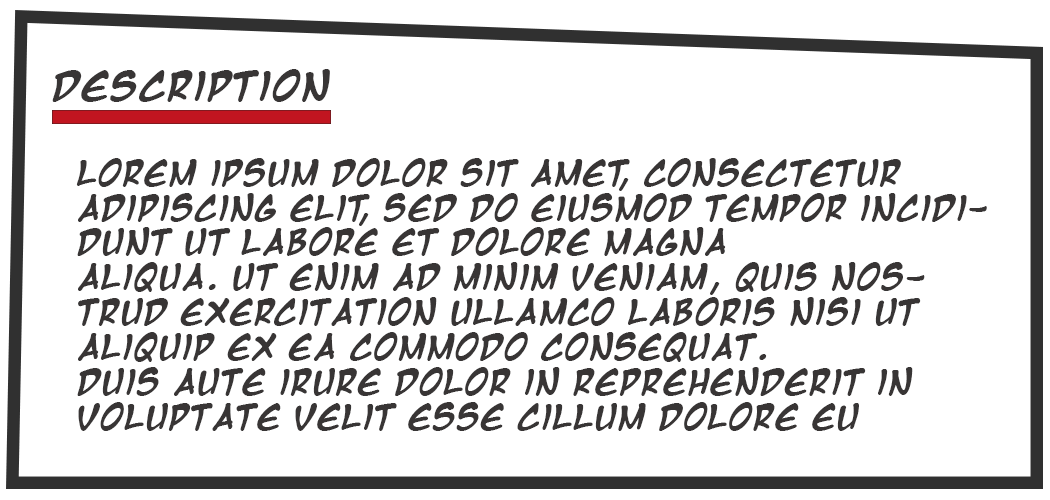
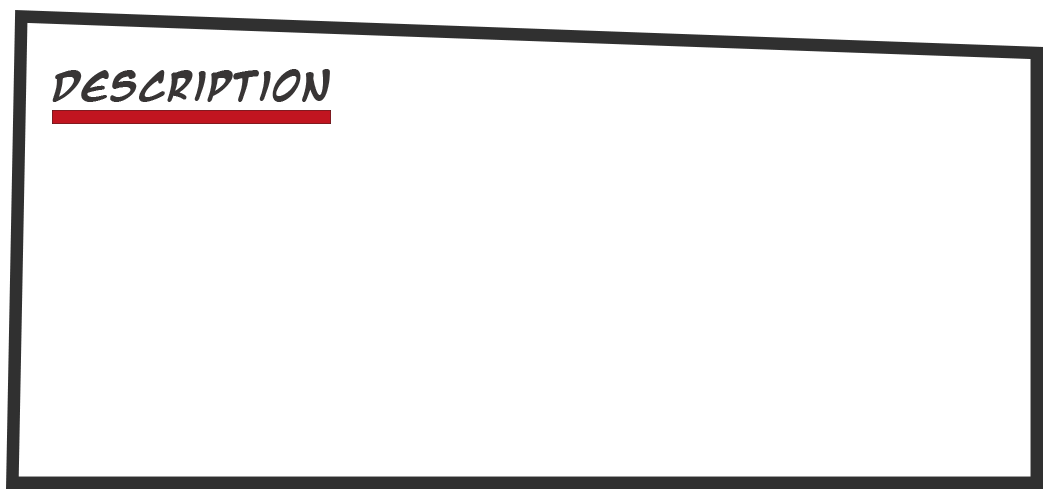
Layered file, before and after one edit (1050px x 500px). Changes by layer:
hid "Lorem ipsum dolor sit amet, consectetur adipiscing elit, sed do" over [76, 158, 987, 431]
